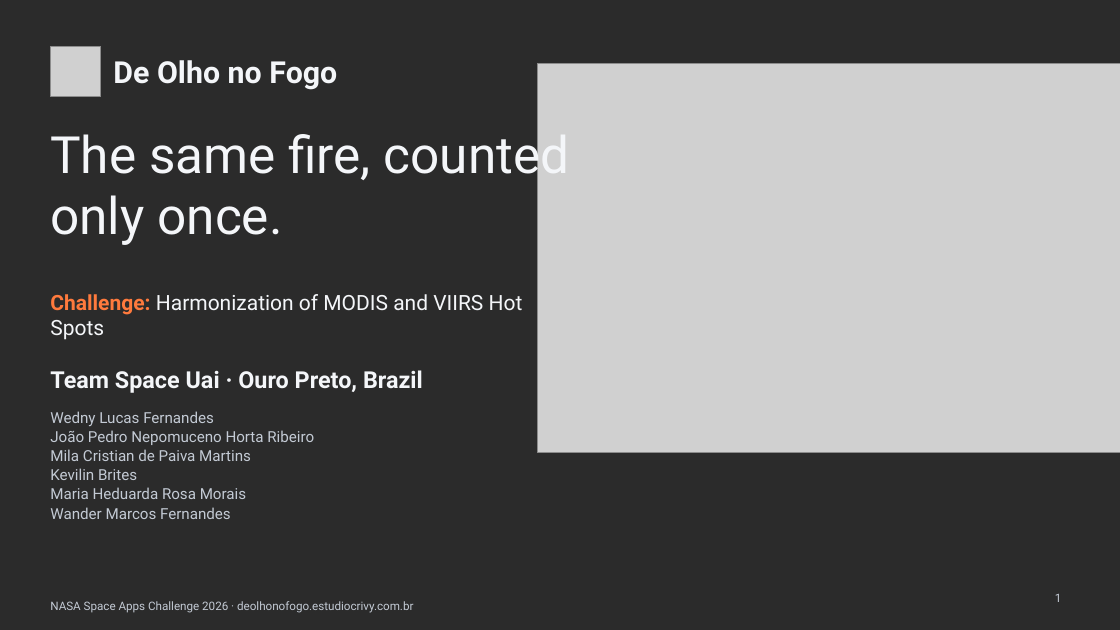
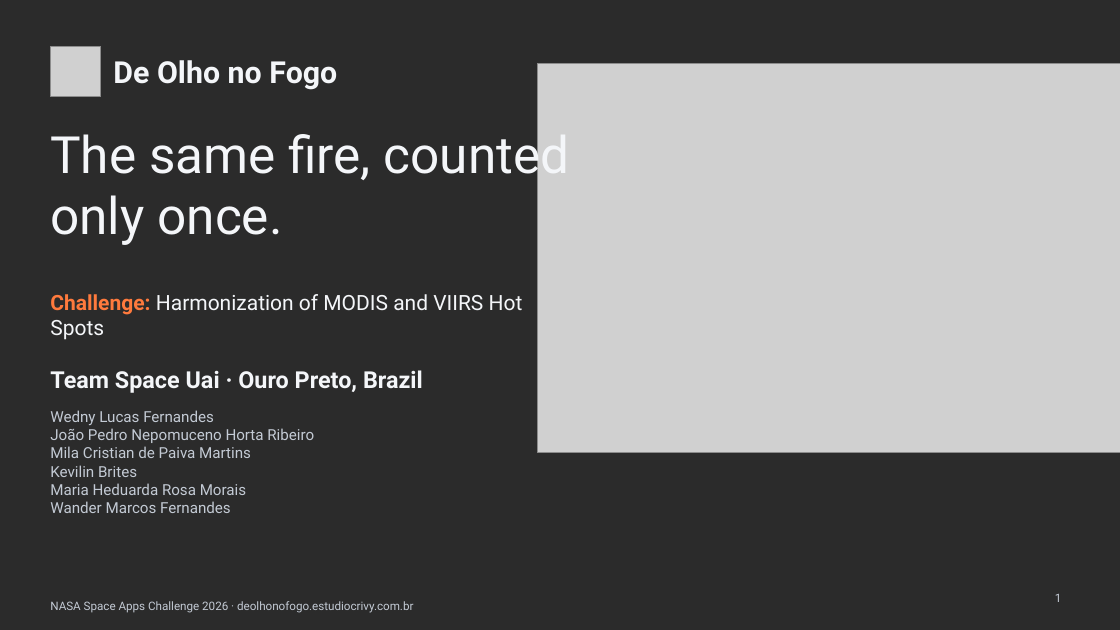
Before and after one commit to WednyFernandes/de-olho-no-fogo, a slide deck: slide 1 of public/apresentacao/de-olho-no-fogo-space-apps-2026-en.pptx. Drawn at 1120x630 pixels with LibreOffice and Linux fonts; fonts in the diff are those of the drawing; grey boxes stand for pictures; background and template pictures are left out; a plain dark background stands for a picture behind light text. Boxes give left, top, right and bottom in pixels: in the first picture for what was removed or moved away, otherwise in the second. Text is boxed around its words. In the diff, an @@ line names an element or a change of style, - is before the commit and + after.

```diff
--- a/public/apresentacao/de-olho-no-fogo-space-apps-2026-en.pptx
+++ b/public/apresentacao/de-olho-no-fogo-space-apps-2026-en.pptx
@@ text "Wedny Lucas Fernandes" at [50,410,314,513]: line spacing 1.05 to 1 @@
```
Also in this commit, not shown: 5 other slides changed, 1 slide added, 1 slide removed, 10 other files.
